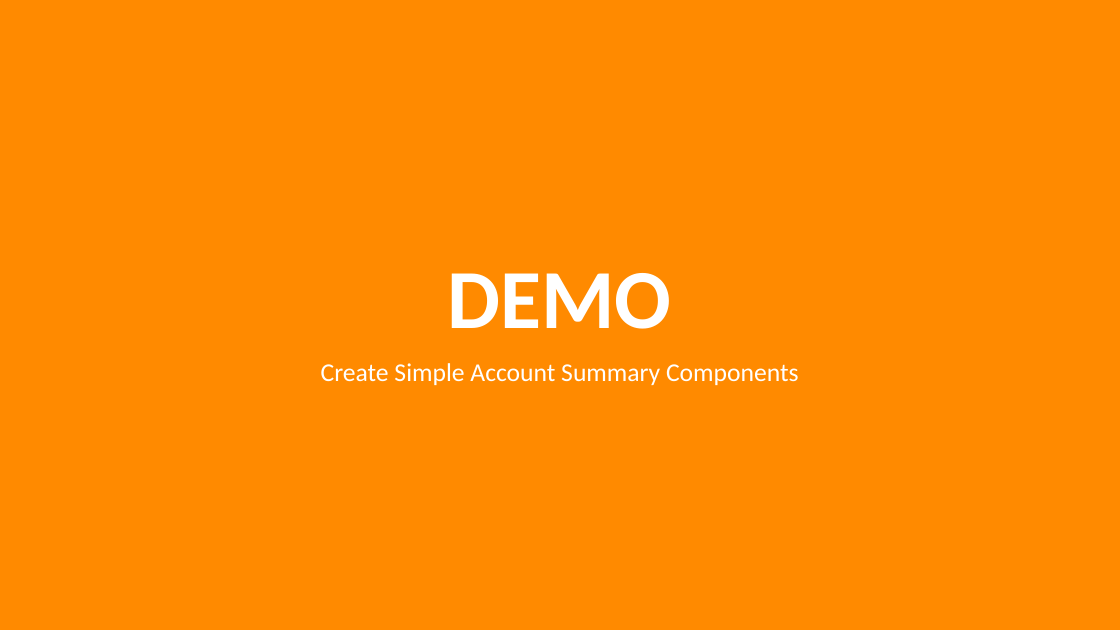
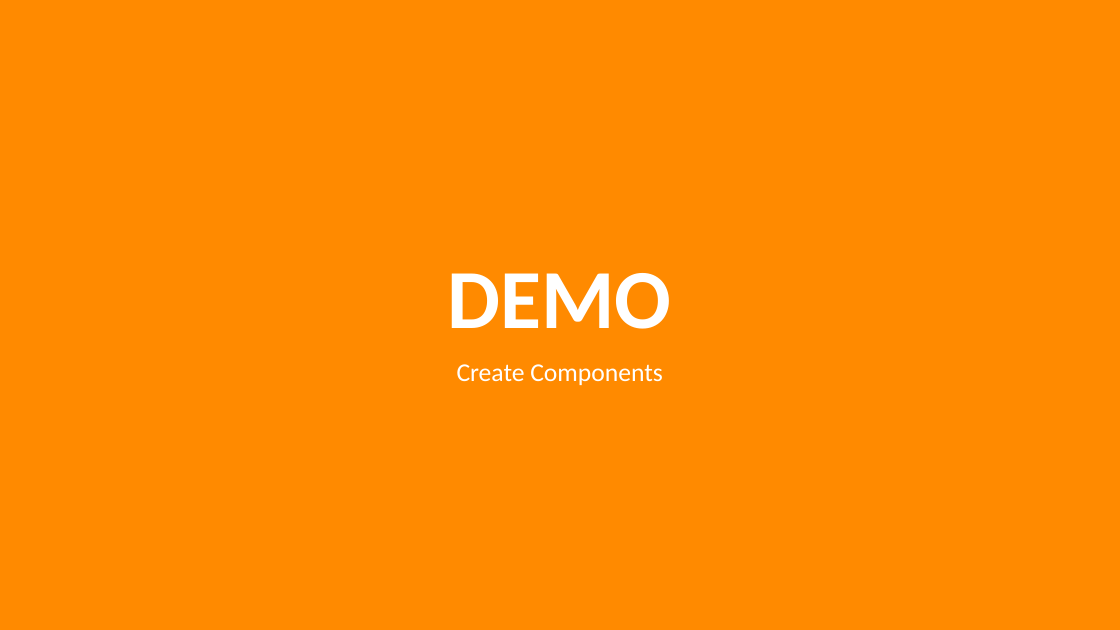
Before and after one commit to CRANK211/vs17-ng2-dnc, a slide deck: slide 26 of Using VS 2017 to build Angular 2.x web apps V2.pptx (slide 24 before the commit). Drawn at 1120x630 pixels with LibreOffice and Linux fonts; fonts in the diff are those of the drawing. Boxes give left, top, right and bottom in pixels: in the first picture for what was removed or moved away, otherwise in the second. Text is boxed around its words. In the diff, an @@ line names an element or a change of style, - is before the commit and + after.

```diff
--- a/Using VS 2017 to build Angular 2.x web apps V2.pptx
+++ b/Using VS 2017 to build Angular 2.x web apps V2.pptx
@@ subtitle at <box>457,364,663,385</box>: text changed @@
-Create Simple Account Summary Components
+Create Components
```
Also in this commit, not shown: 33 other slides changed, 3 slides added, 3 slides removed, 20 other files.
